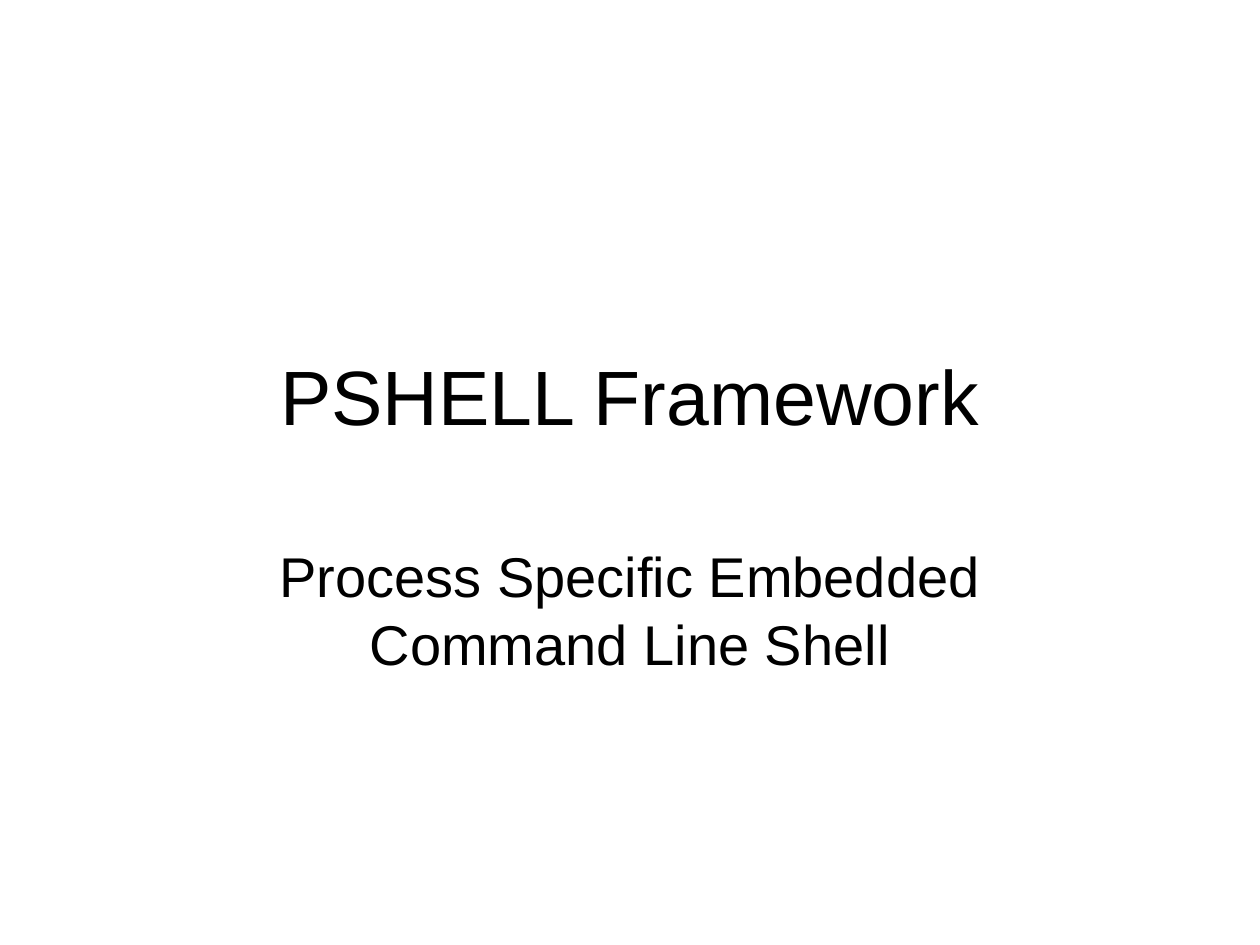
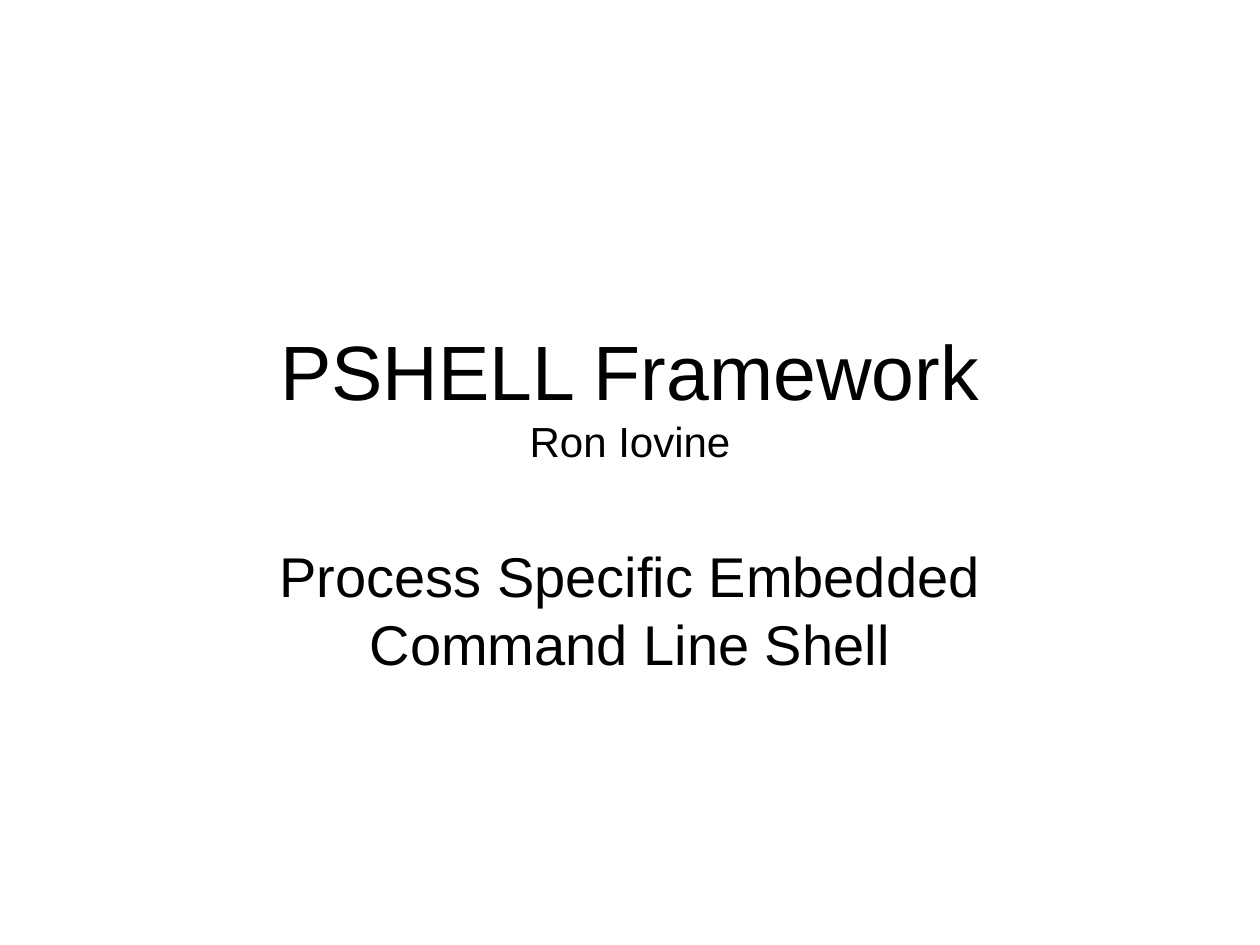
Before and after one commit to RonIovine/pshell, a slide deck: slide 1 of PSHELL-Framework.ppt. Drawn at 1260x945 pixels with LibreOffice and Linux fonts; fonts in the diff are those of the drawing. Boxes give left, top, right and bottom in pixels: in the first picture for what was removed or moved away, otherwise in the second. Text is boxed around its words. In the diff, an @@ line names an element or a change of style, - is before the commit and + after.

Commit message:
Add author name to ppt file

```diff
--- a/PSHELL-Framework.ppt
+++ b/PSHELL-Framework.ppt
@@ title at (x1=280, y1=344, x2=979, y2=458): text changed @@
-PSHELL Framework
+PSHELL Framework
+Ron Iovine
```
